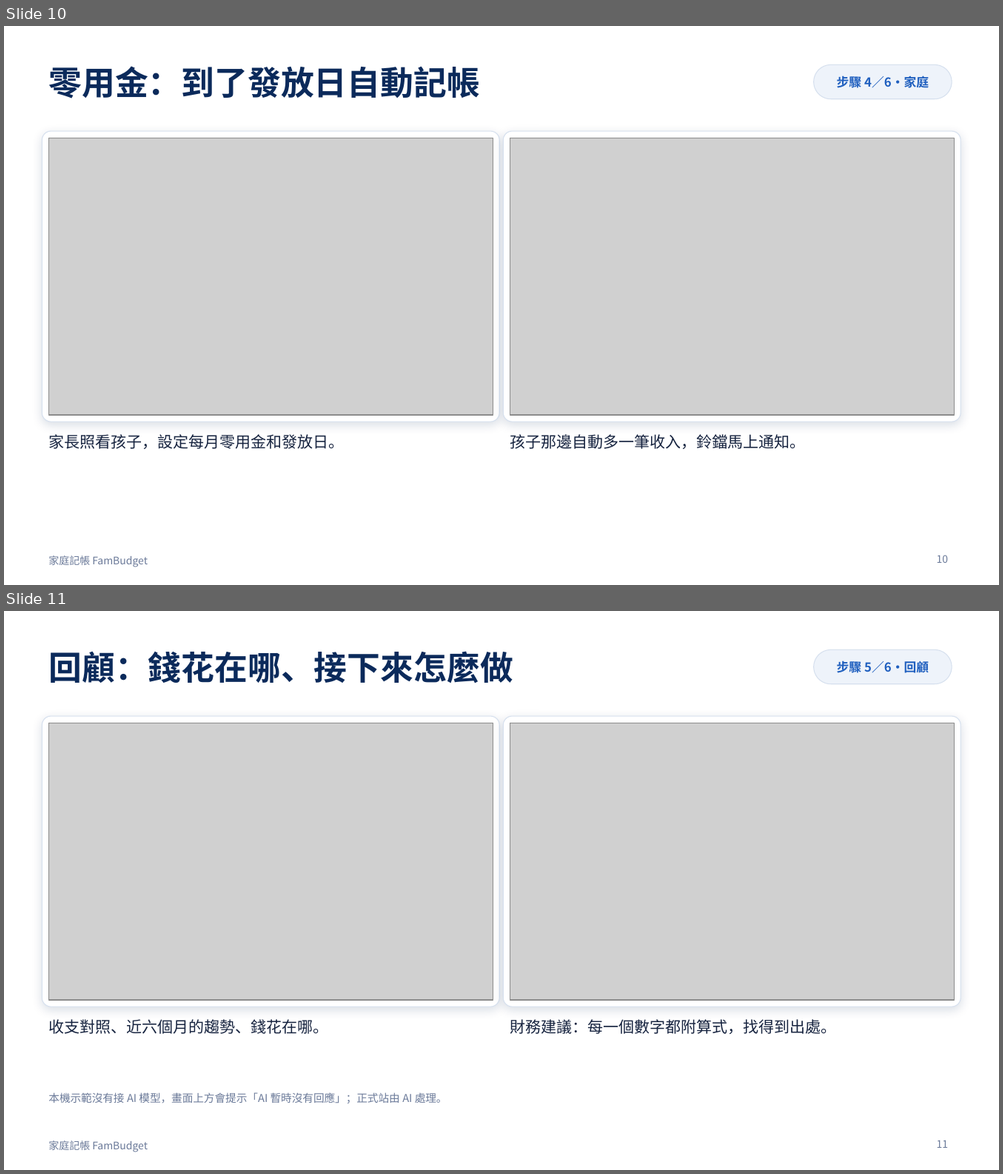
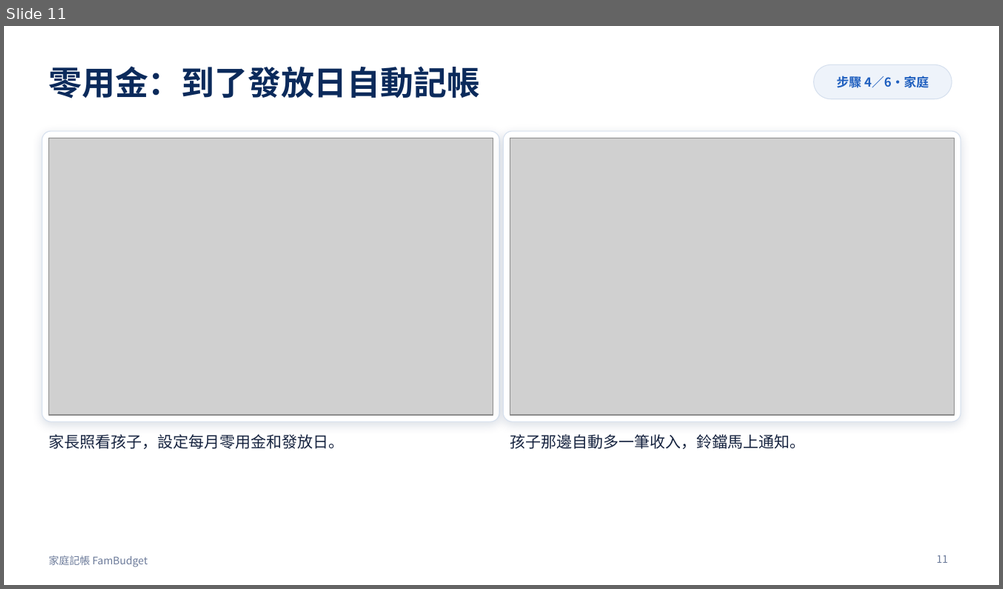
Before and after one commit to cbes502034/final_project, a slide deck: report/家庭記帳_產品展示.pptx. Shown one above the other, each under a label of ours: slides 10 and 11 before the commit, slide 11 after it. The pictures are 1003x1174 and 1003x589 pixels, drawn with LibreOffice and Linux fonts; fonts in the diff are those of the drawing; grey boxes stand for pictures. Boxes give left, top, right and bottom in pixels: in the first picture for what was removed or moved away, otherwise in the second. Text is boxed around its words. In the diff, an @@ line names an element or a change of style, - is before the commit and + after.

```diff
--- a/report/家庭記帳_產品展示.pptx
+++ b/report/家庭記帳_產品展示.pptx
@@ slide 11 removed at [4,611,999,1170], background #FFFFFF; not listed: 1 template element that a slide beside it also shows @@
@@ title removed at [48,651,512,683] @@
-回顧：錢花在哪、接下來怎麼做
@@ rounded rectangle removed at [814,649,951,684] @@
@@ text removed at [836,661,928,673] @@
-步驟 5／6・回顧
@@ rounded rectangle removed at [42,716,499,1007] @@
@@ rounded rectangle removed at [504,716,961,1007] @@
@@ picture removed at [48,723,492,1000] @@
@@ picture removed at [510,723,954,1000] @@
@@ text removed at [48,1019,328,1034] @@
-收支對照、近六個月的趨勢、錢花在哪。
@@ text removed at [509,1019,836,1034] @@
-財務建議：每一個數字都附算式，找得到出處。
@@ text removed at [48,1093,447,1104] @@
-本機示範沒有接 AI 模型，畫面上方會提示「AI 暫時沒有回應」；正式站由 AI 處理。
@@ page number removed at [936,1141,948,1148] @@
-11
@@ what was slide 10 is now slide 11 @@
@@ page number at [936,556,948,563]: text changed @@
-10
+11
```
Also in this commit, not shown: 2 slides changed, 3 slides added, 11 other files.
